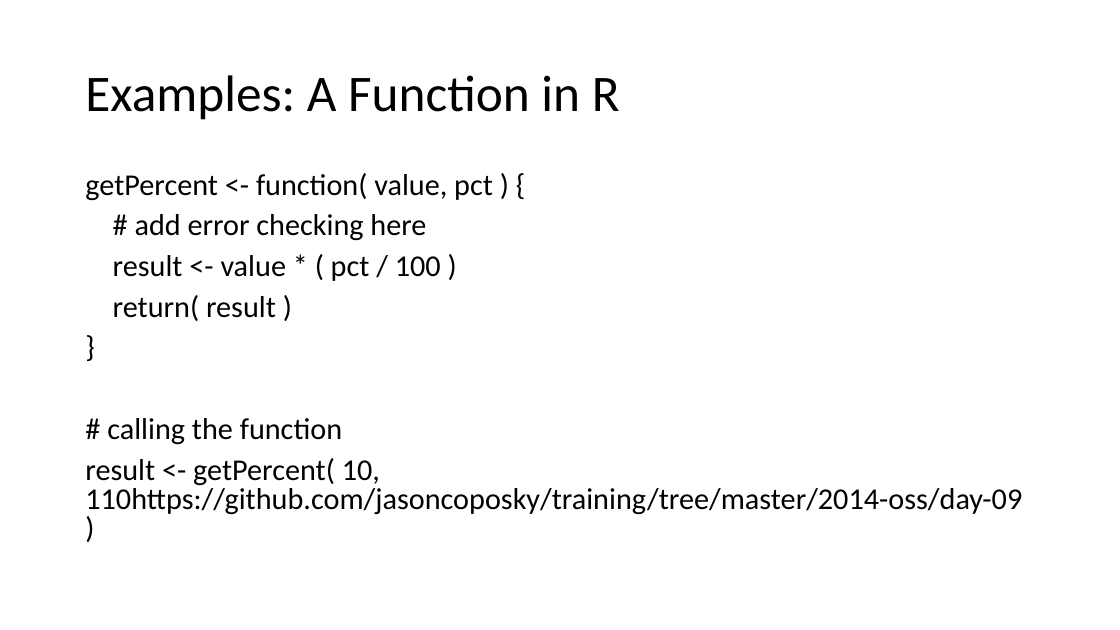
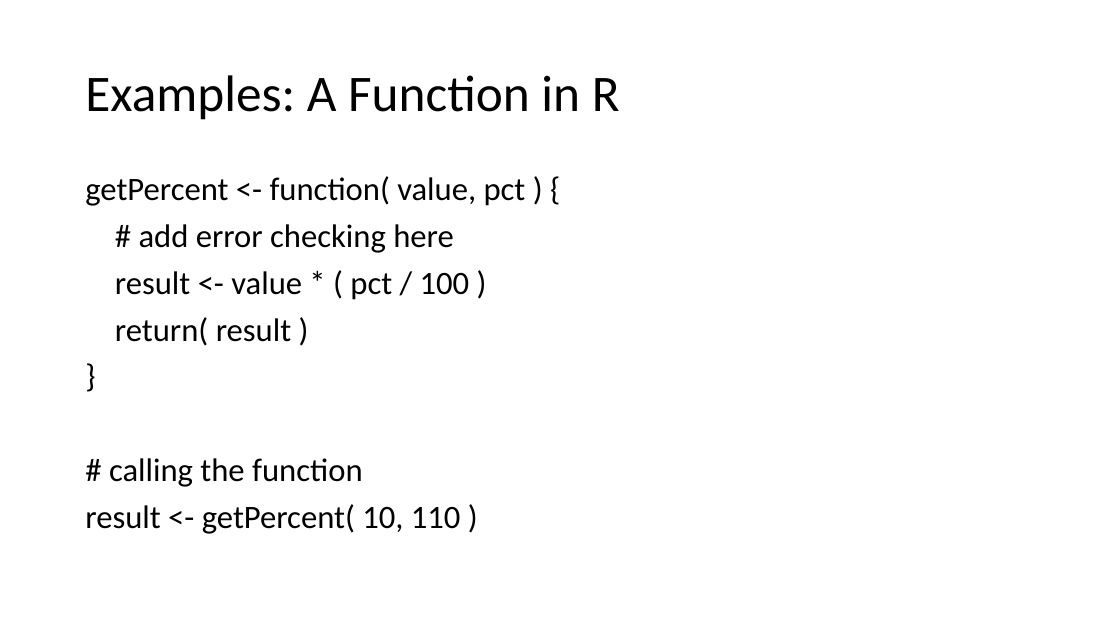
Before and after one commit to NCEAS/oss-2014, a slide deck: slide 8 of day-09/IntroductionToSoftwareClass.pptx. Drawn at 1120x630 pixels with LibreOffice and Linux fonts; fonts in the diff are those of the drawing. Boxes give left, top, right and bottom in pixels: in the first picture for what was removed or moved away, otherwise in the second. Text is boxed around its words. In the diff, an @@ line names an element or a change of style, - is before the commit and + after.

```diff
--- a/day-09/IntroductionToSoftwareClass.pptx
+++ b/day-09/IntroductionToSoftwareClass.pptx
@@ text at (85,176,526,487): size 25.9 to 28 pt in "getPercent <- function( value, pct ) {", "# add error checking here", "result <- value * ( pct / ...", "return( result )" and 2 more places; line spacing 0.8 to 0.9 @@
@@ text at (85,504,461,534): text changed; size 25.9 to 28 pt @@
-result <- getPercent( 10, 110https://github.com/jasoncoposky/training/tree/master/2014-oss/day-09 )
+result <- getPercent( 10, 110 )
```
Also in this commit, not shown: 2 other slides changed, 1 other file.
